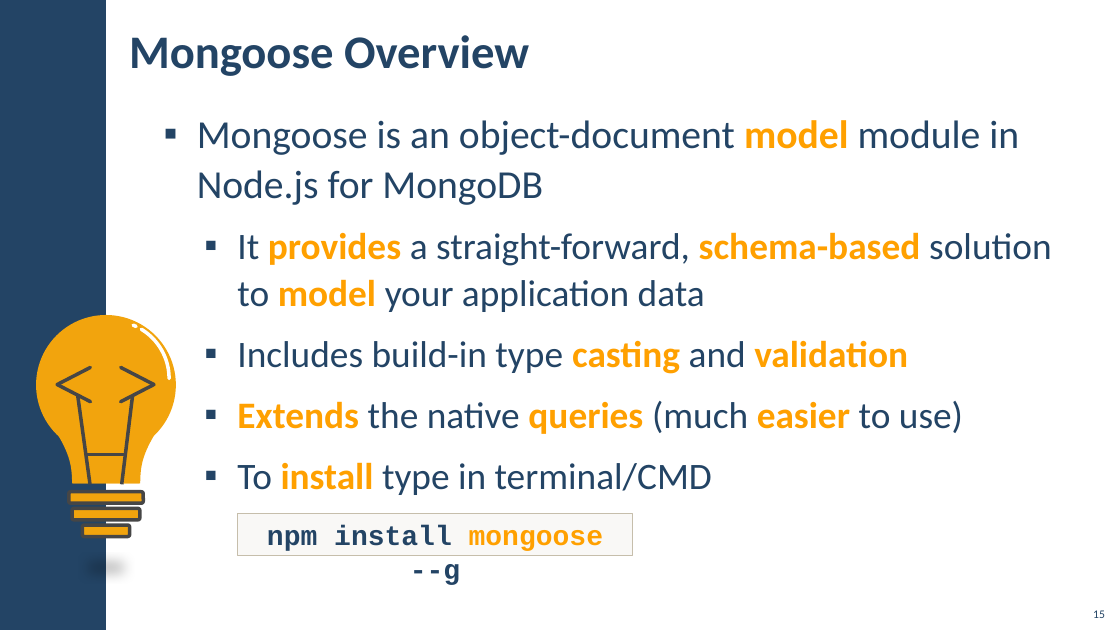
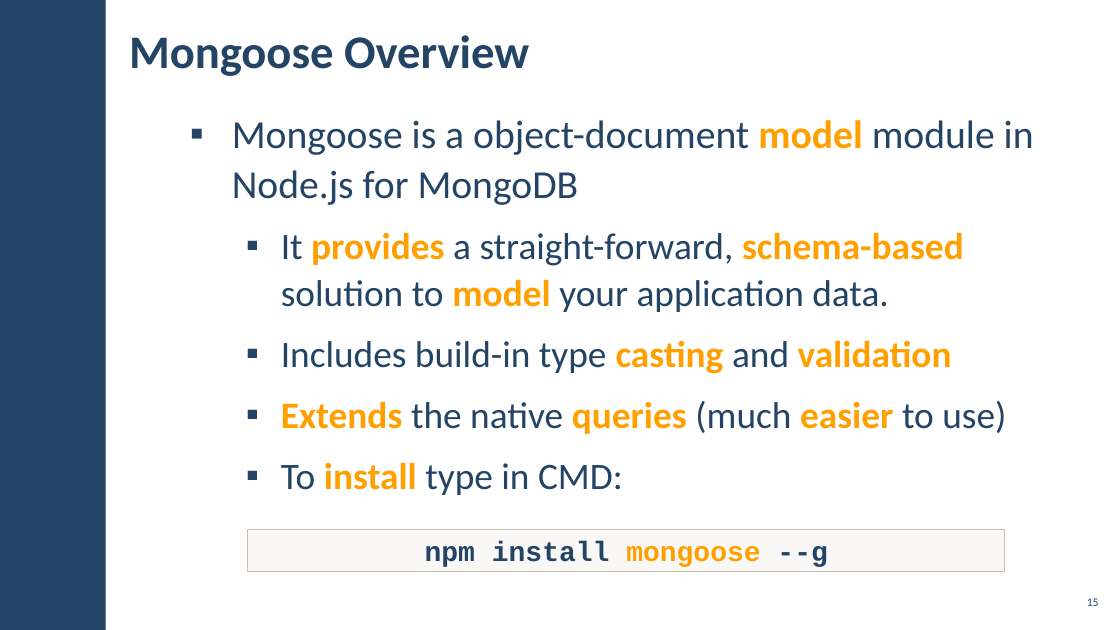
Before and after one commit to IvanVarbanov/SoftUni, a slide deck: slide 15 of JavaScript/05.JavaScript-Back-End/07.NoSQL-and-MongoDB/04. NoSQL-and-MongoDB.pptx. Drawn at 1120x630 pixels with LibreOffice and Linux fonts; fonts in the diff are those of the drawing; background and template pictures are left out. Boxes give left, top, right and bottom in pixels: in the first picture for what was removed or moved away, otherwise in the second. Text is boxed around its words. In the diff, an @@ line names an element or a change of style, - is before the commit and + after.

```diff
--- a/JavaScript/05.JavaScript-Back-End/07.NoSQL-and-MongoDB/04. NoSQL-and-MongoDB.pptx
+++ b/JavaScript/05.JavaScript-Back-End/07.NoSQL-and-MongoDB/04. NoSQL-and-MongoDB.pptx
@@ text "Mongoose is a object-document model ...": place and size @@
-text "Mongoose is a object-document model ..." at (197, 120, 1052, 495)
+text "Mongoose is a object-document model ..." at (232, 120, 1034, 495)
@@ text at (232, 120, 1034, 312): text changed @@
-▪ Mongoose is an object-document model module in
-  Node.js for MongoDB
-  ▪ It provides a straight-forward, schema-based solution to model your application data
+▪ Mongoose is a object-document model module in
+  Node.js for MongoDB
+  ▪ It provides a straight-forward, schema-based solution to model your application data.
@@ text at (281, 340, 1006, 434): indent changed @@
@@ group removed at (36, 315, 176, 537): 7 lines, 3 rounded rectangles, 2 freeform shapes, 2 arc (boxed as its full ellipse)s, 1 ellipse @@
@@ text at (281, 462, 623, 495): text changed @@
-  ▪ To install type in terminal/CMD
+  ▪ To install type in CMD:
@@ rectangle "npm install mongoose --g": place and size @@
-rectangle "npm install mongoose --g" at (238, 513, 633, 555)
+rectangle "npm install mongoose --g" at (248, 529, 1005, 571)
@@ rectangle "npm install mongoose --g" at (248, 529, 1005, 571): fill #D9D4C6 at 15% opacity to #D9D5C7 at 15% opacity; outline #C6BEAB 1 pt to #C7BFAC 1 pt @@
@@ page number: place and size @@
-page number at (1093, 610, 1105, 618)
+page number at (1087, 598, 1099, 606)
@@ page number at (1087, 598, 1099, 606): vertical alignment bottom to middle @@
```
Also in this commit, not shown: 40 other slides changed, 5 slides added, 3 slides removed, 26 other files.
